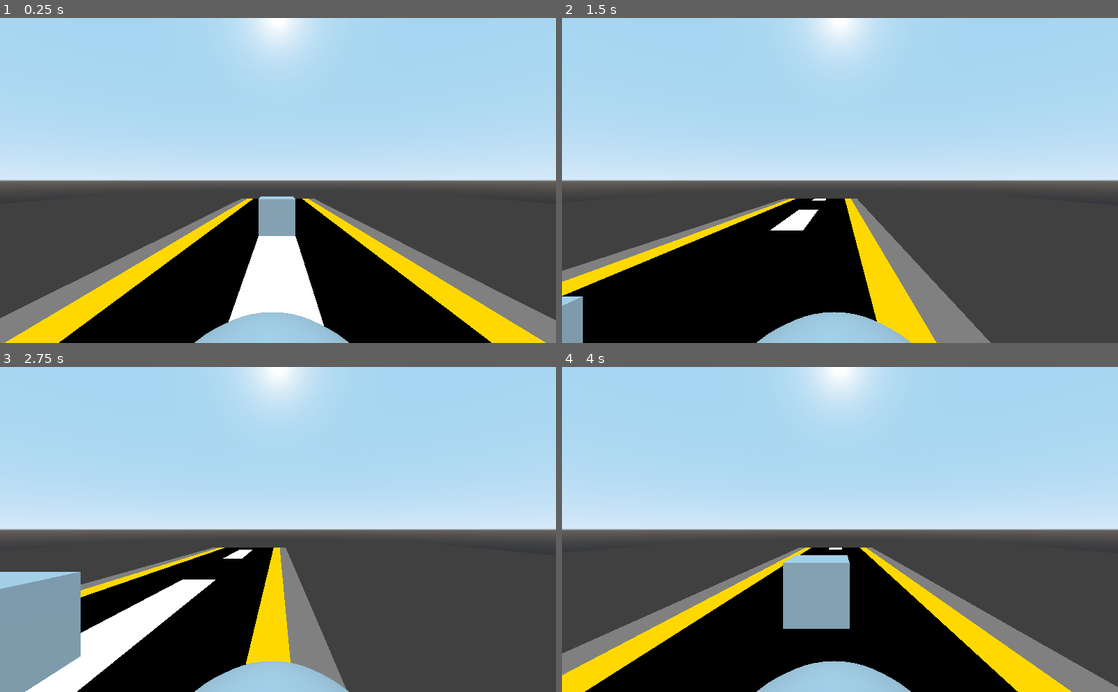
Above: before the commit, frames 1-4 (two rows, left to right).
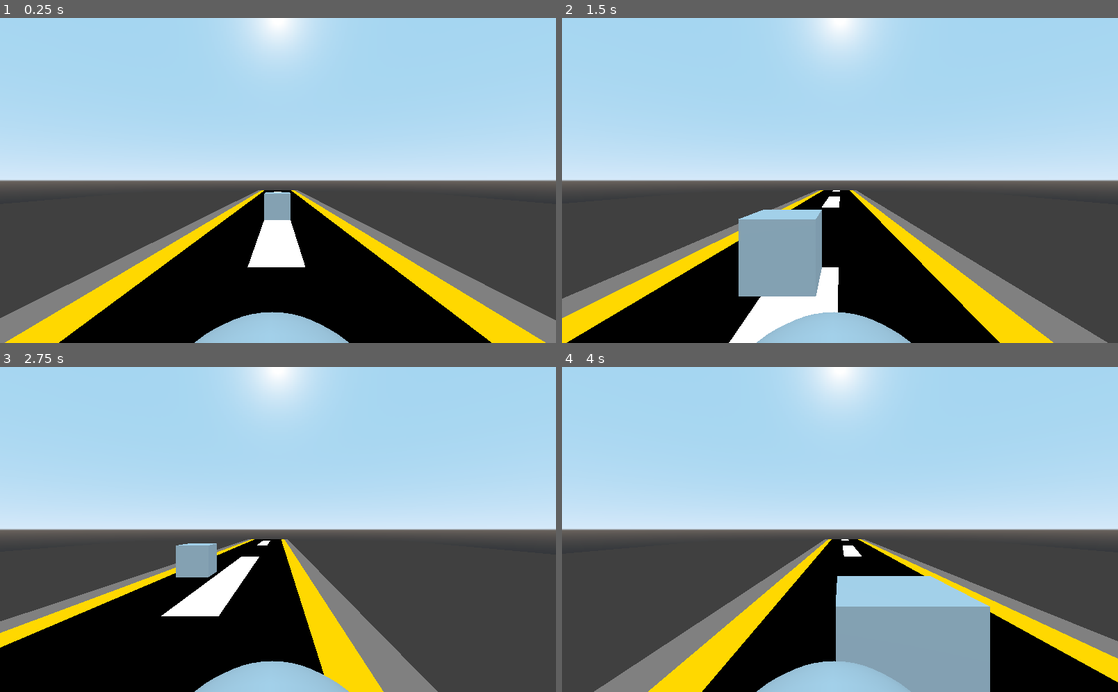
Above: after the commit, the same moments.

Repository: ClarkThyLord/Speed-Trash
Game: Godot game, scene res://src/map/map.tscn
Same seed, same stepped clock (60 frames per second), same inputs: the game is played once before the commit and once after it.
Inputs:
- Up to frame 1 (0.25 s): no input
- Up to frame 2 (1.5 s): hold Right (ui_right) 0.53-1.28 s; hold Left (ui_left) from 1.28 s (still down)
- Up to frame 3 (2.75 s): release Left (ui_left) at 2.03 s; hold Right (ui_right) from 2.03 s (still down)
- Up to frame 4 (4 s): release Right (ui_right) at 3.53 s; hold Left (ui_left) from 3.53 s (still down)

The runs differ from the first frame. In frame 1, 2.7% of the frame differs, in the area x 41-59%, y 52-95%; in frame 2, 21%; in frame 3, 19%; in frame 4, 26%, in the area x 0-100%, y 52-100%.

Commit message:
tweak values a bit
Clark was here :V

Diff:
--- a/src/garbage_truck/garbage_truck.gd
+++ b/src/garbage_truck/garbage_truck.gd
@@ -4,7 +4,7 @@
 
 ## Built-In Virtual Methods
 func _process(delta):
-	if Input.is_action_pressed("ui_right") and translation.x < 5:
+	if Input.is_action_pressed("ui_right") and translation.x < 3:
 		translation.x += 10 * delta
-	if Input.is_action_pressed("ui_left") and translation.x > -5:
+	if Input.is_action_pressed("ui_left") and translation.x > -3:
 		translation.x -= 10 * delta
--- a/src/map/map.tscn
+++ b/src/map/map.tscn
@@ -53,7 +53,7 @@
 material/0 = null
 
 [node name="Road" type="Sprite3D" parent="."]
-transform = Transform( 1, 0, 0, 0, -2.18557e-07, 1, 0, -5, -4.37114e-08, 0, -1, -18 )
+transform = Transform( 1, 0, 0, 0, -3.93403e-07, 1, 0, -9, -4.37114e-08, 0, -1, -34 )
 pixel_size = 1.0
 texture = ExtResource( 3 )
 region_enabled = true
@@ -65,6 +65,6 @@
 anims/moving = SubResource( 2 )
 
 [node name="Obstacle" parent="." instance=ExtResource( 1 )]
-transform = Transform( 1, 0, 0, 0, 1, 0, 0, 0, 1, 0, 0, -15 )
+transform = Transform( 1, 0, 0, 0, 1, 0, 0, 0, 1, 0, 0, -25 )
 
 [node name="GargabeTruck" parent="." instance=ExtResource( 2 )]
--- a/src/obstacles/obstacle.gd
+++ b/src/obstacles/obstacle.gd
@@ -9,7 +9,7 @@
 
 
 func _physics_process(delta):
-	var choque = move_and_collide(Vector3(0,0,10 * delta))
+	var choque = move_and_collide(Vector3(0, 0, 30) * delta)
 	if (choque is KinematicCollision):
 		reset()
 
@@ -17,5 +17,5 @@
 
 ## Public Methods
 func reset() -> void:
-	translation.z = -15
-	translation.x = rand_range(-5, 5)
+	translation.z = -25
+	translation.x = rand_range(-3, 3)
